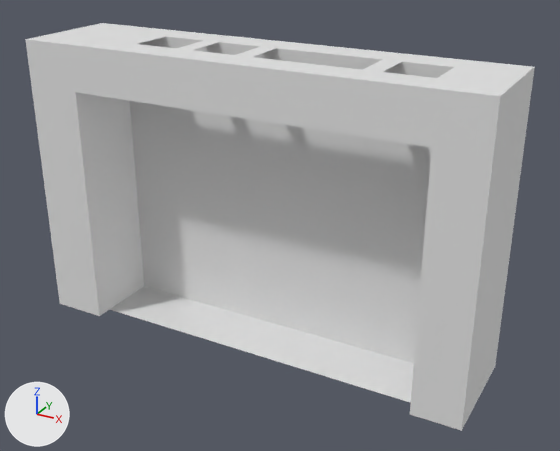
The Blender file Models/CassettePlayer.blend: old version first, new version second.
Camera for both pictures: a camera (50 mm lens) standing at (0.1017, -0.1738, 0.0814) and looking at (0.0065, -0.0007, -0.0051). Every picture has the same lights, and +X, +Y and +Z are marked at lower left.

The first picture shows 'Body'.
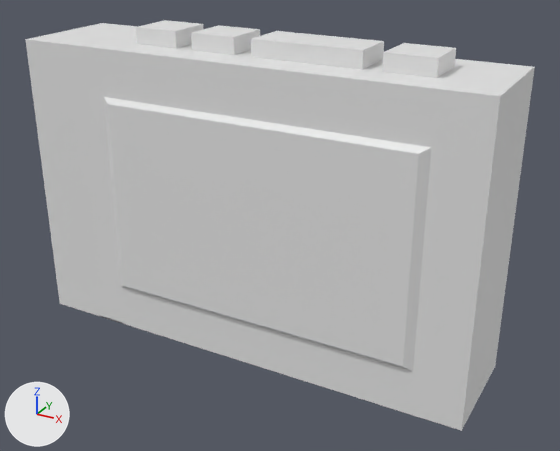
Commit message: Working on player door open close mechanic

The change in detail:
Object 'StopButton' (ob_stopbutton) is now shown.
Object 'PlayButtonAndHead' (ob_playbuttonandhead) is now shown.
Object 'RewindButton' (ob_rewindbutton) is now shown.
Object 'FastForwardButton' (ob_fastforwardbutton) is now shown.
Object 'DoorWindow' (ob_doorwindow) is now shown.
Object 'Door' (ob_door) is now shown.

Boxes [x1, y1, x2, y2] around the edits, measured in the pictures (560 x 451 px):
'DoorWindow', shown
    after: [104, 97, 431, 371]
'Door', shown
    after: [75, 92, 413, 414]
'PlayButtonAndHead', shown
    after: [251, 31, 384, 70]
'StopButton', shown
    after: [382, 43, 456, 78]
'RewindButton', shown
    after: [191, 25, 260, 55]
'FastForwardButton', shown
    after: [136, 20, 203, 48]
